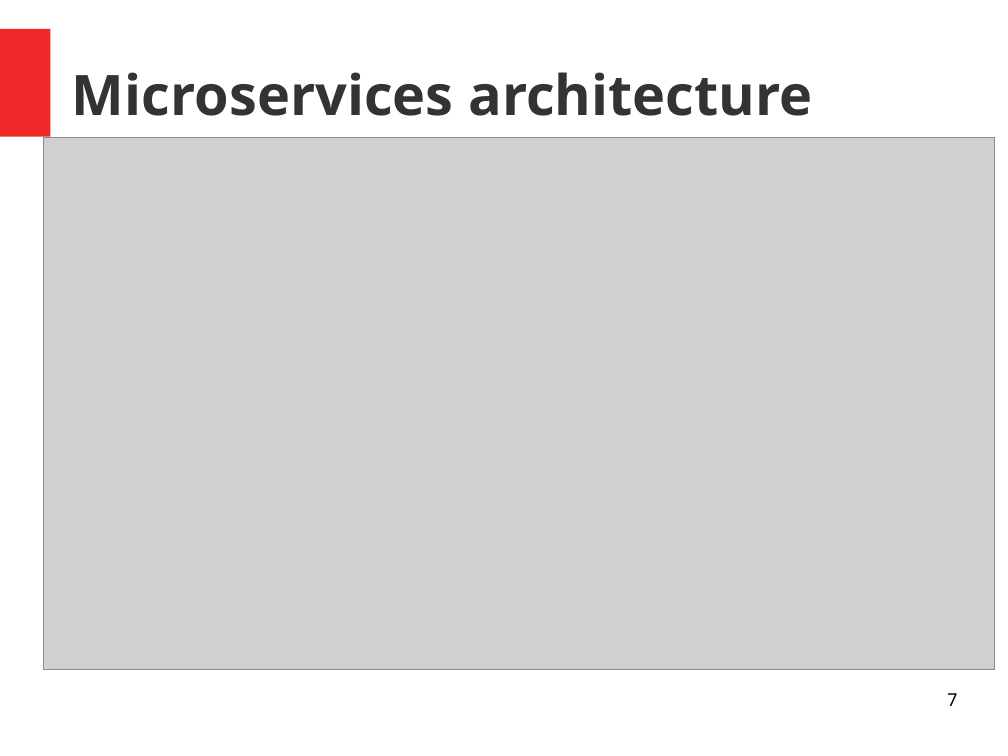
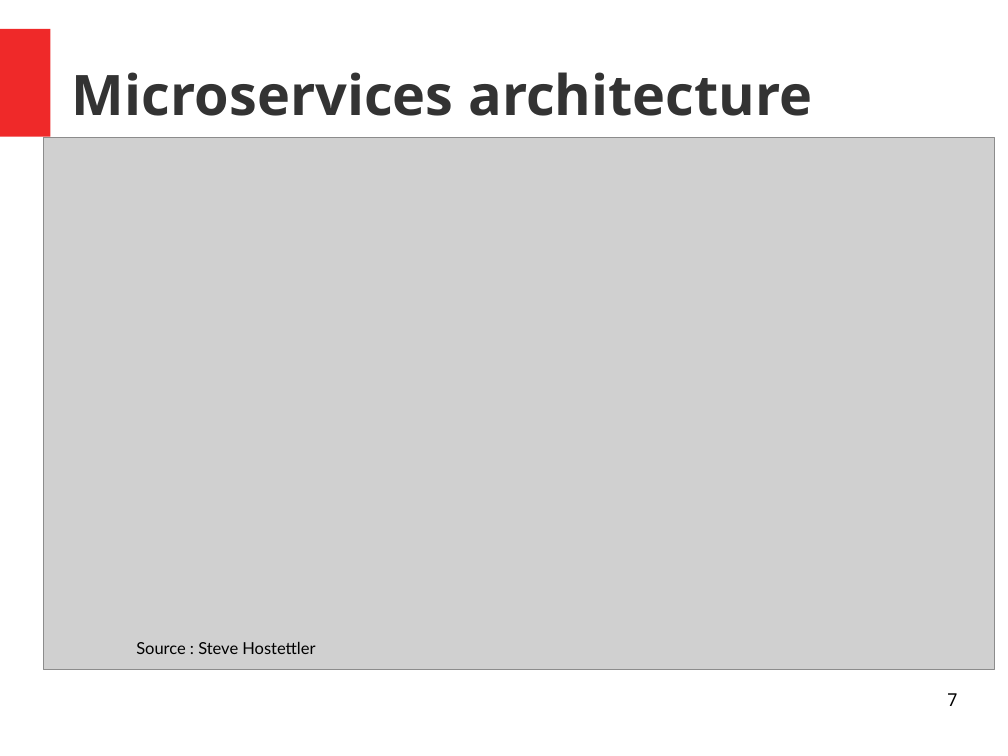
Before and after one commit to unige-pinfo-2019/PInfo3, a slide deck: slide 7 of Docs/Presentations/pres2.odp. Drawn at 1008x756 pixels with LibreOffice and Linux fonts; fonts in the diff are those of the drawing; grey boxes stand for pictures. Boxes give left, top, right and bottom in pixels: in the first picture for what was removed or moved away, otherwise in the second. Text is boxed around its words. In the diff, an @@ line names an element or a change of style, - is before the commit and + after.

```diff
--- a/Docs/Presentations/pres2.odp
+++ b/Docs/Presentations/pres2.odp
@@ text added at (x1=136, y1=642, x2=315, y2=654), 13 pt, text #000000 @@
+Source : Steve Hostettler
```
Also in this commit, not shown: 2 other slides changed, 1 slide added, 1 slide removed, 2 other files.
